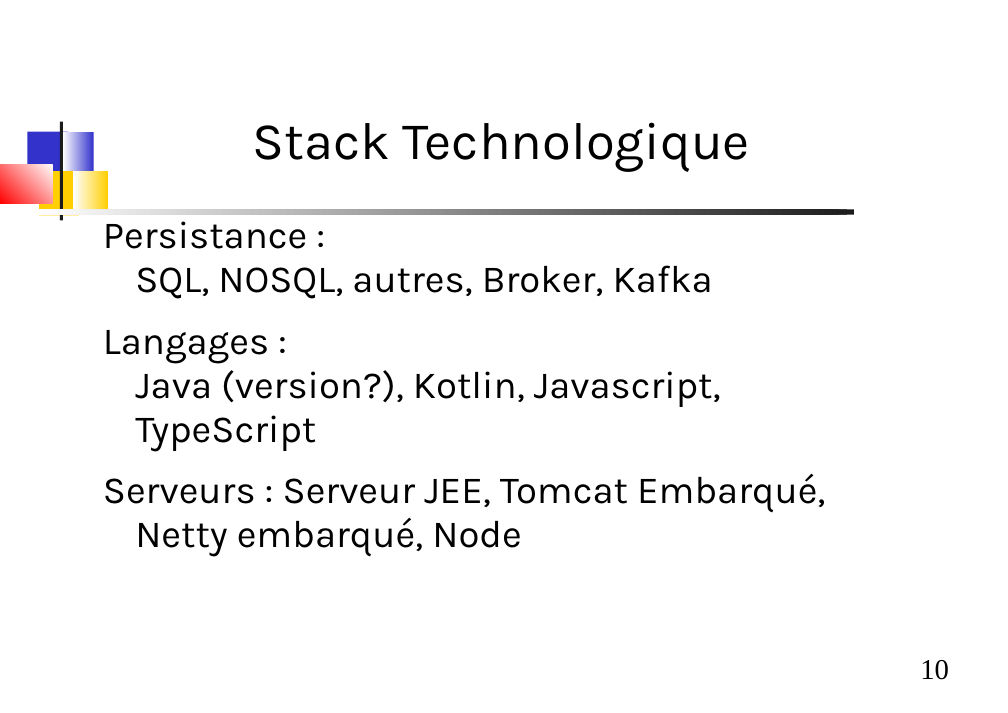
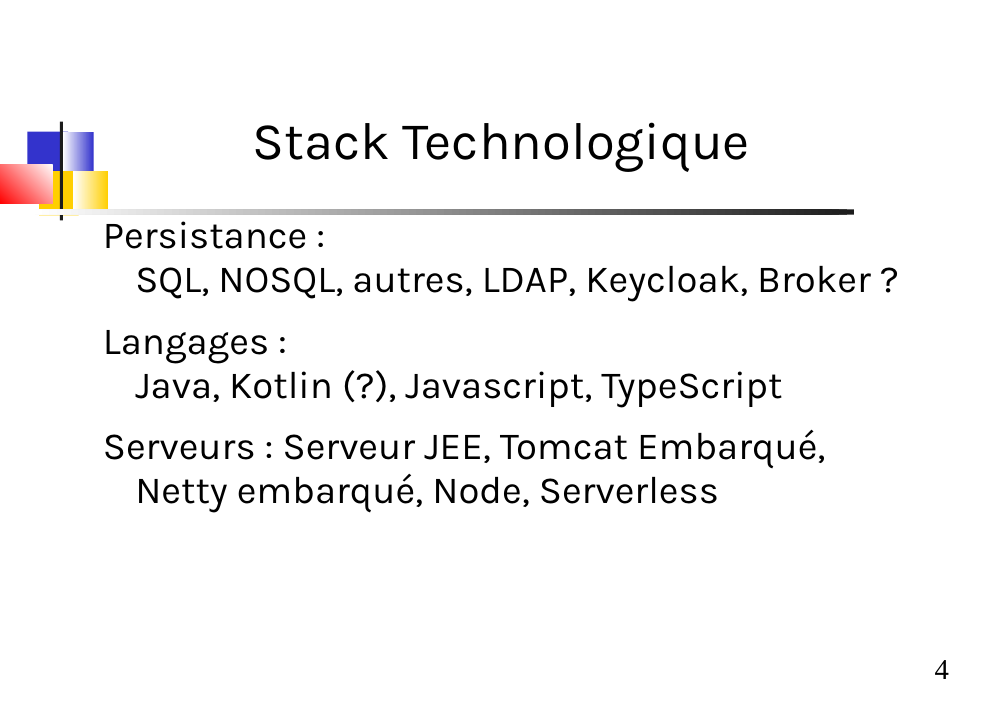
Before and after one commit to dthibau/bceao-cursus, a slide deck: slide 4 of 1_etatdeslieux/EtatDesLieux.odp (slide 10 before the commit). Drawn at 1008x713 pixels with LibreOffice and Linux fonts; fonts in the diff are those of the drawing. Boxes give left, top, right and bottom in pixels: in the first picture for what was removed or moved away, otherwise in the second. Text is boxed around its words. In the diff, an @@ line names an element or a change of style, - is before the commit and + after.

```diff
--- a/1_etatdeslieux/EtatDesLieux.odp
+++ b/1_etatdeslieux/EtatDesLieux.odp
@@ text at [103, 214, 871, 513]: text changed @@
-Persistance :
-SQL, NOSQL, autres, Broker, Kafka
-Langages :
-Java (version?), Kotlin, Javascript, TypeScript
-Serveurs : Serveur JEE, Tomcat Embarqué, Netty embarqué, Node
+Persistance :
+SQL, NOSQL, autres, LDAP, Keycloak, Broker ?
+Langages :
+Java, Kotlin (?), Javascript, TypeScript
+Serveurs : Serveur JEE, Tomcat Embarqué, Netty embarqué, Node, Serverless
@@ page number at [935, 660, 949, 679]: text changed @@
-10
+4
```
Also in this commit, not shown: 15 other slides changed, 2 slides added, 1 slide removed, 30 other files.
